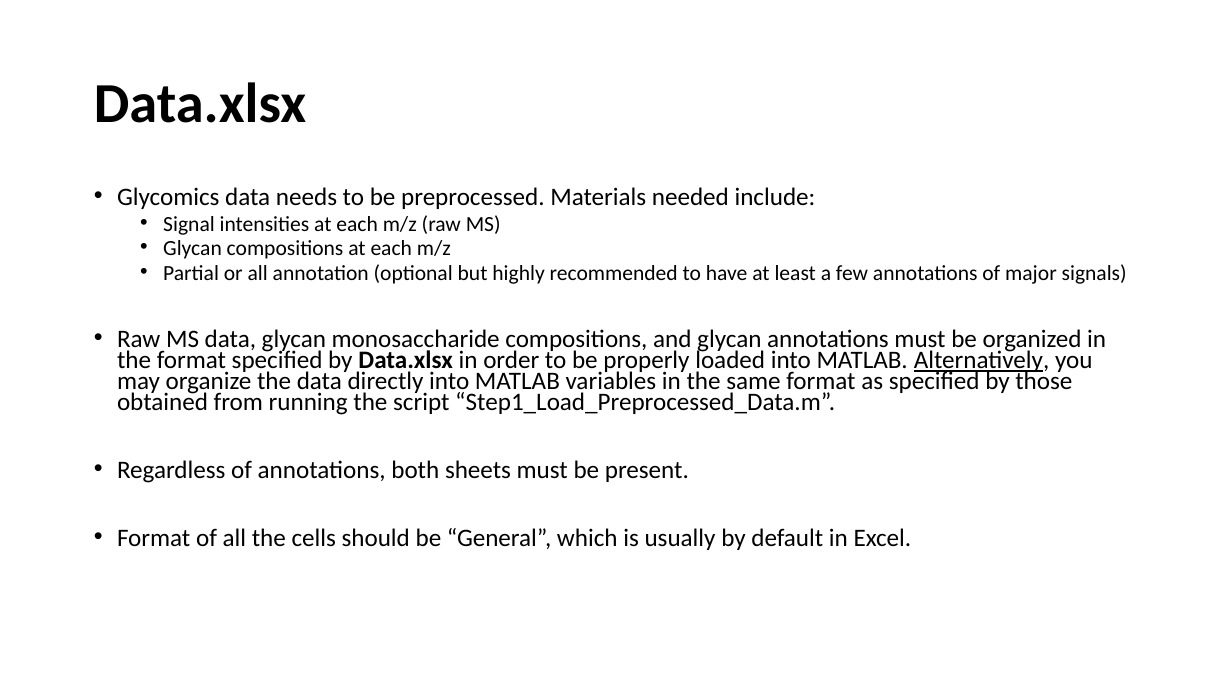
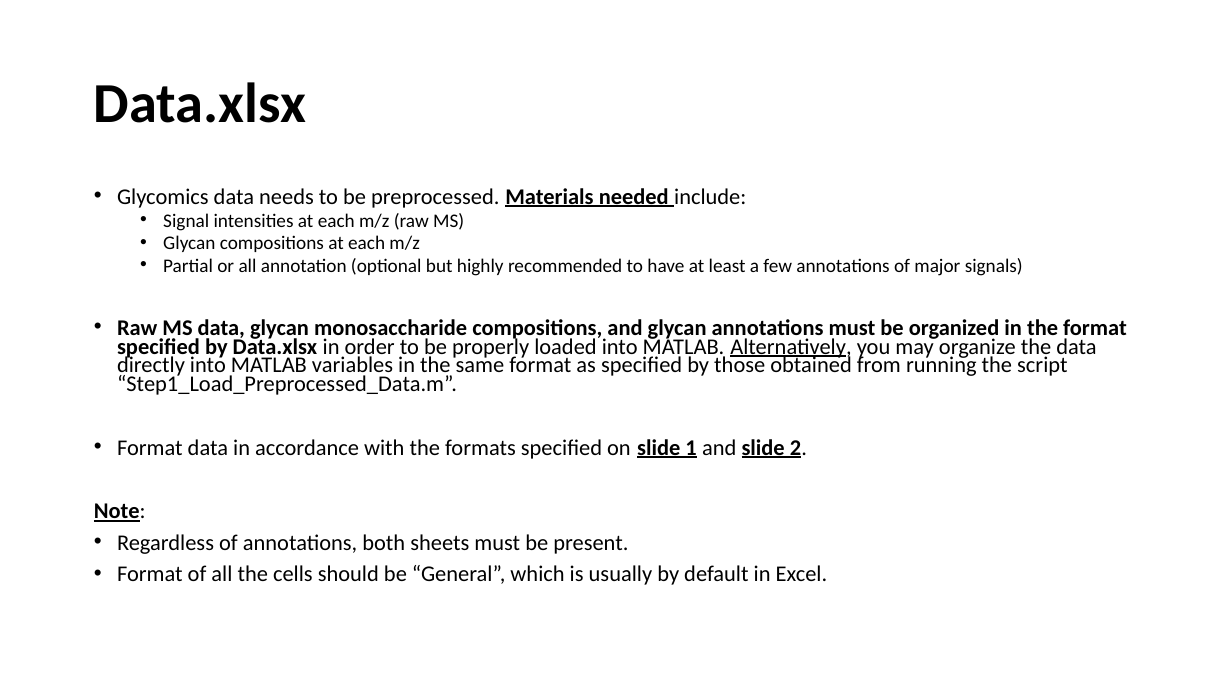
Before and after one commit to LewisLabUCSD/N-Glycosylation-Markov-Models, a slide deck: slide 1 of Step0_Data_Preprocessing.pptx. Drawn at 1232x693 pixels with LibreOffice and Linux fonts; fonts in the diff are those of the drawing. Boxes give left, top, right and bottom in pixels: in the first picture for what was removed or moved away, otherwise in the second. Text is boxed around its words. In the diff, an @@ line names an element or a change of style, - is before the commit and + after.

```diff
--- a/Step0_Data_Preprocessing.pptx
+++ b/Step0_Data_Preprocessing.pptx
@@ text at (117, 188, 1127, 585): size 19.6 to 17.5 pt in "Glycomics data needs to be preprocessed. Materials ...", "Raw MS data, glycan monosaccharide compositions, and ...", "Regardless of annotations, both sheets must be ...", "Format of all the cells should be ..."; bold on in "Materials needed", "Raw MS data, glycan monosaccharide compositions, and ..."; underline on in "Materials needed"; size 16.8 to 15 pt in "Signal intensities at each m/z (raw MS)", "Glycan compositions at each m/z", "Partial or all annotation (optional but highly ..." @@
@@ text at (94, 439, 807, 522): paragraphs added @@
+• Format data in accordance with the formats specified on slide 1 and slide 2.
+Note:
```
Also in this commit, not shown: 2 other slides changed, 1 slide removed, 34 other files.
